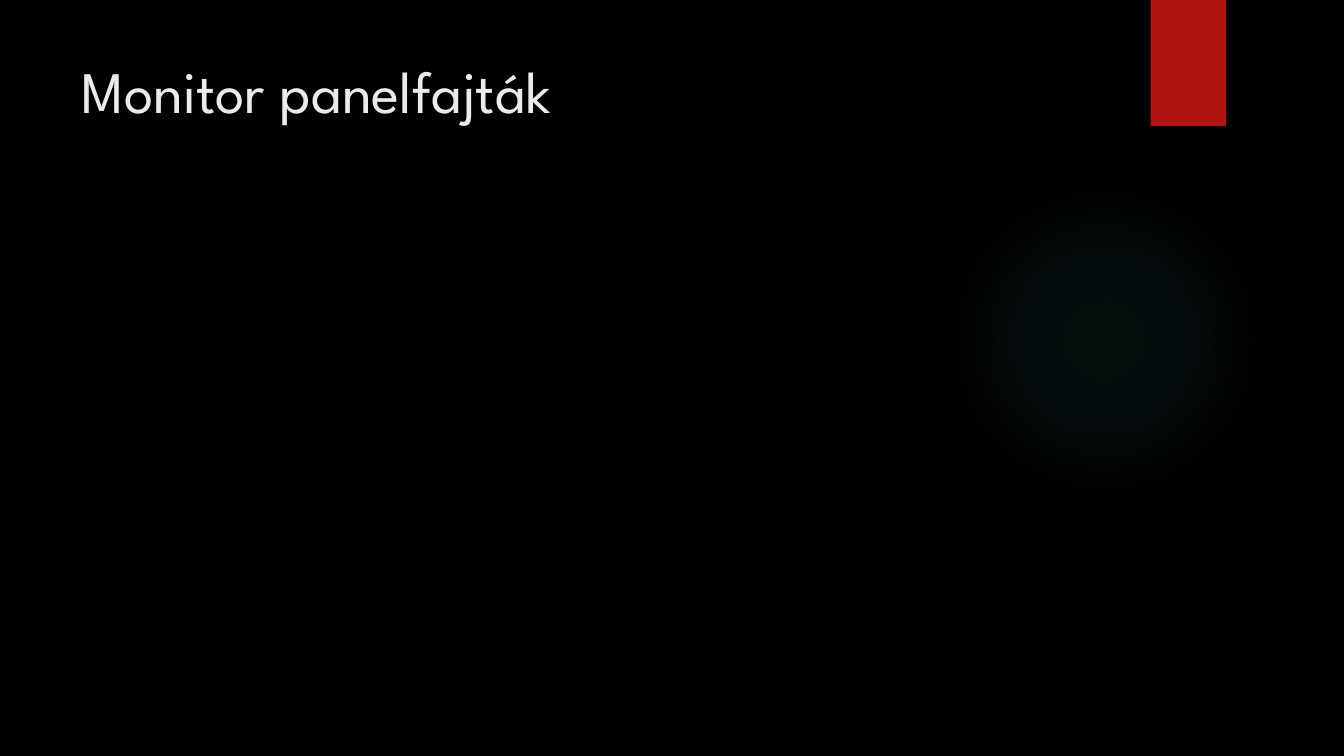
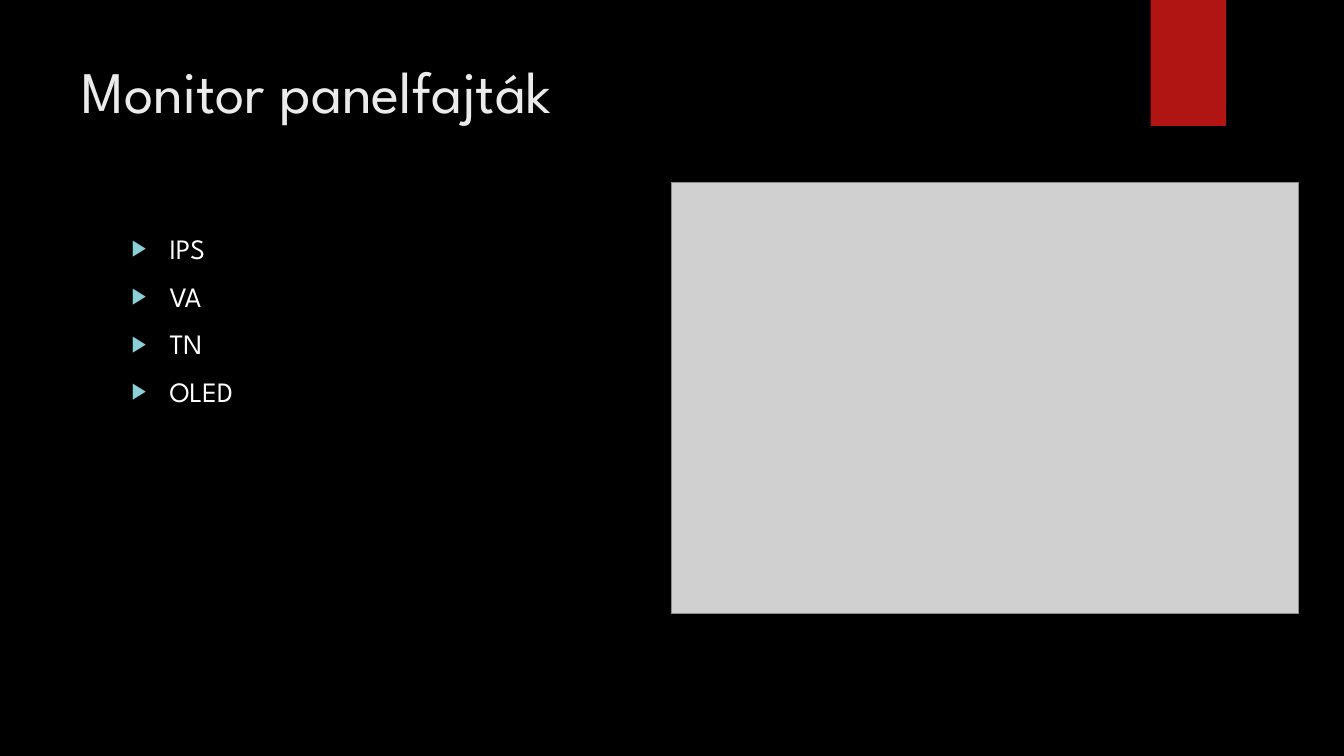
Before and after one commit to peterdaviid/pptkeszites2, a slide deck: slide 2 of Monitorok.pptx (slide 3 before the commit). Drawn at 1344x756 pixels with LibreOffice and Linux fonts; fonts in the diff are those of the drawing; grey boxes stand for pictures; background and template pictures are left out. Boxes give left, top, right and bottom in pixels: in the first picture for what was removed or moved away, otherwise in the second. Text is boxed around its words. In the diff, an @@ line names an element or a change of style, - is before the commit and + after.

```diff
--- a/Monitorok.pptx
+++ b/Monitorok.pptx
@@ picture added at (x1=671, y1=182, x2=1299, y2=614) @@
@@ ellipse removed at (x1=949, y1=185, x2=1259, y2=495) @@
@@ text added at (x1=170, y1=240, x2=233, y2=403), 20 pt, text #FFFFFF @@
+▶ IPS
+▶ VA
+▶ TN
+▶ OLED
```
Also in this commit, not shown: 2 other slides changed, 5 slides added, 4 slides removed.
